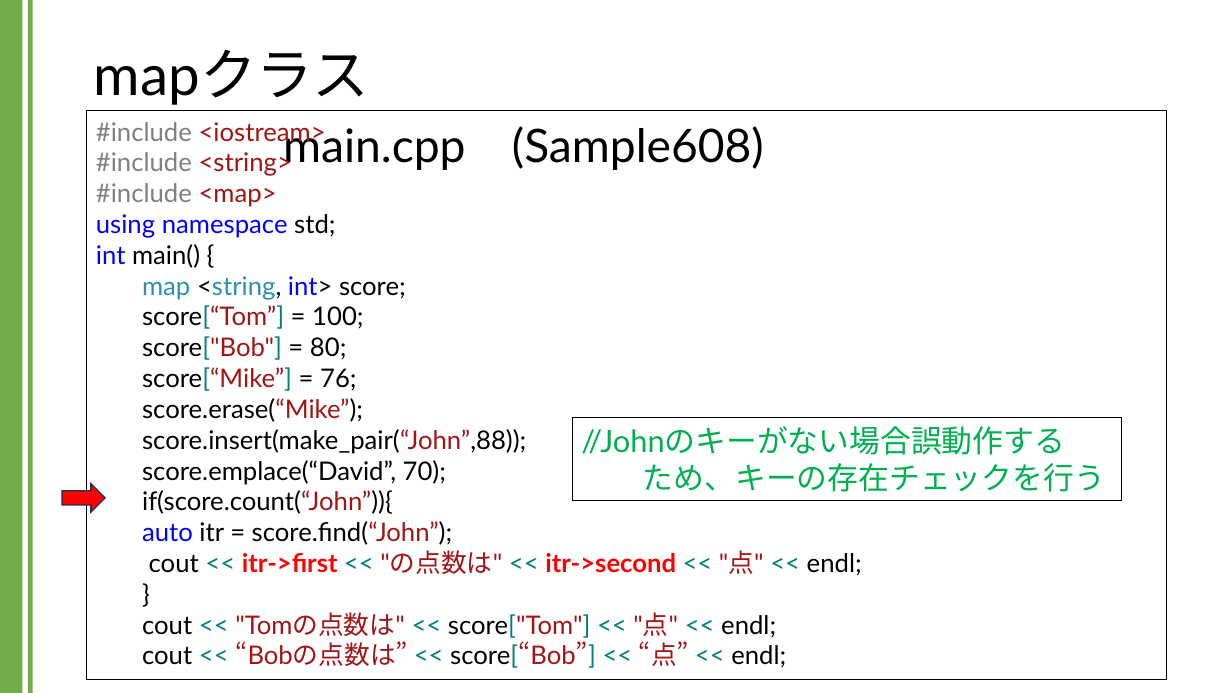
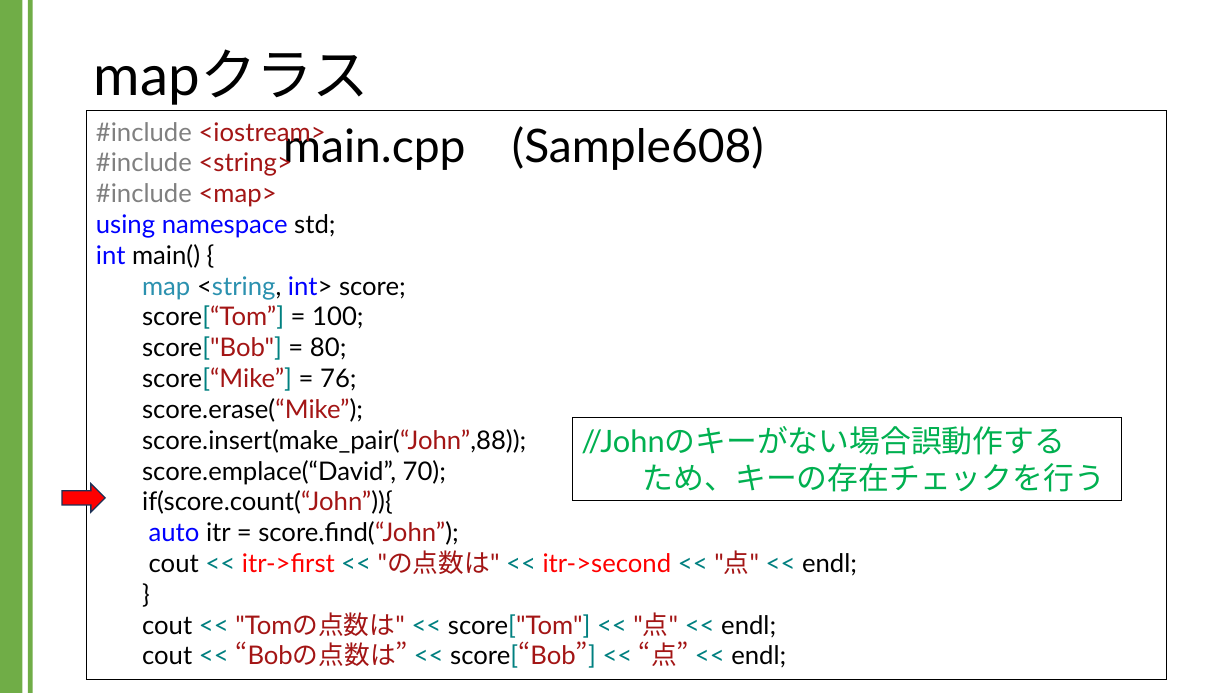
Before and after one commit to kic-murata/cpp2024, a slide deck: slide 11 of 授業資料/講義資料：Mapクラス.pptx. Drawn at 1232x693 pixels with LibreOffice and Linux fonts; fonts in the diff are those of the drawing. Boxes give left, top, right and bottom in pixels: in the first picture for what was removed or moved away, otherwise in the second. Text is boxed around its words. In the diff, an @@ line names an element or a change of style, - is before the commit and + after.

```diff
--- a/授業資料/講義資料：Mapクラス.pptx
+++ b/授業資料/講義資料：Mapクラス.pptx
@@ text in rectangle at (149, 550, 857, 576): bold off in "itr->first itr->second" @@
```
Also in this commit, not shown: 2 other slides changed, 3 other files.
